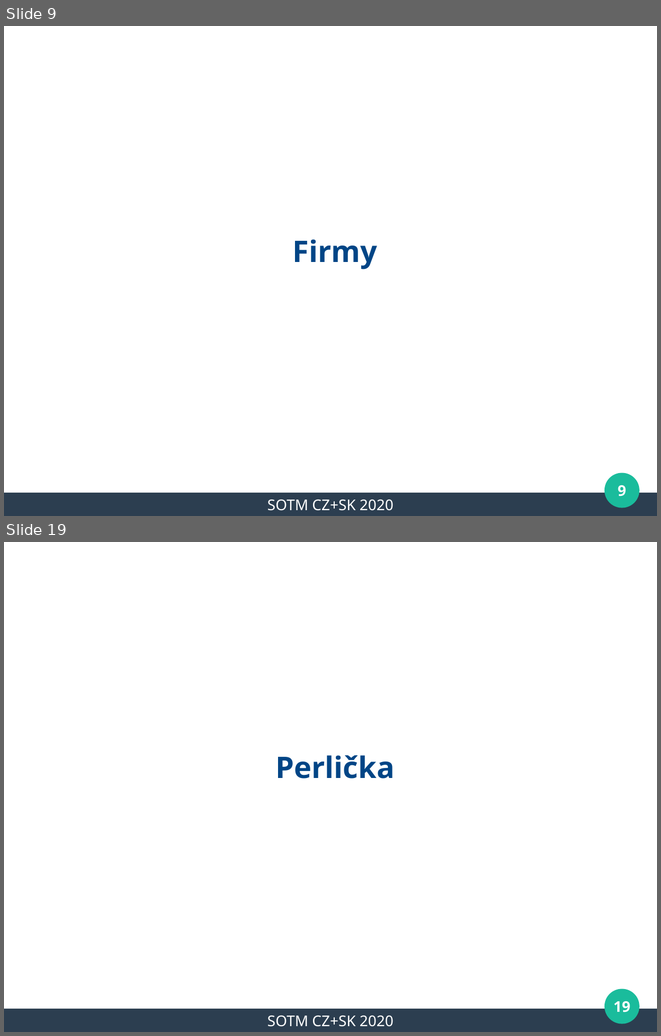
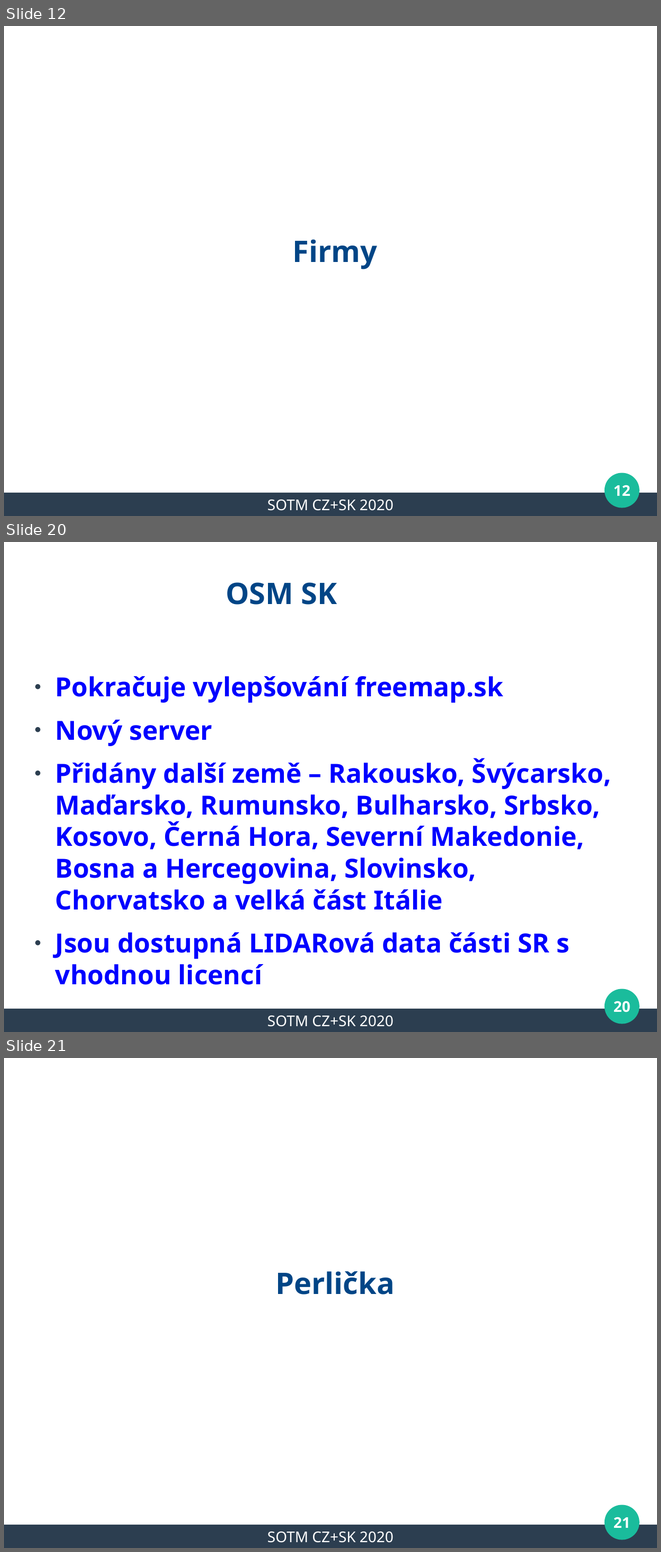
Before and after one commit to mkyral/osm, a slide deck: prezentace/SOTM_CZ_2020/mkyral_WeeklyOSM_2020.odp. Shown one above the other, each under a label of ours: slides 9 and 19 before the commit, slides 12, 20 and 21 after it; the slides between them are not shown. The pictures are 661x1036 and 661x1552 pixels, drawn with LibreOffice and Linux fonts; fonts in the diff are those of the drawing; background and template pictures are left out. Boxes give left, top, right and bottom in pixels: in the first picture for what was removed or moved away, otherwise in the second. Text is boxed around its words. In the diff, an @@ line names an element or a change of style, - is before the commit and + after.

Commit message:
SOTM_2020 - final version

```diff
--- a/prezentace/SOTM_CZ_2020/mkyral_WeeklyOSM_2020.odp
+++ b/prezentace/SOTM_CZ_2020/mkyral_WeeklyOSM_2020.odp
@@ slide 20 added at (x1=4, y1=542, x2=657, y2=1032), background #FFFFFF; not listed: 3 template elements that a slide beside it also shows @@
@@ title added at (x1=226, y1=582, x2=337, y2=605), 36 pt, text #004586, bold @@
+OSM SK
@@ text added at (x1=55, y1=676, x2=611, y2=985), 32 pt, text #0000FF, bold @@
+● Pokračuje vylepšování freemap.sk
+● Nový server
+● Přidány další země – Rakousko, Švýcarsko, Maďarsko, Rumunsko, Bulharsko, Srbsko, Kosovo, Černá Hora, Severní Makedonie, Bosna a Hercegovina, Slovinsko, Chorvatsko a velká část Itálie
+● Jsou dostupná LIDARová data části SR s vhodnou licencí
@@ page number added at (x1=614, y1=1000, x2=630, y2=1012), 18 pt, text #FFFFFF, bold @@
+20
@@ text added at (x1=267, y1=1015, x2=394, y2=1026), 18 pt, text #FFFFFF @@
+SOTM CZ+SK 2020
@@ what was slide 9 is now slide 12 @@
@@ page number at (x1=614, y1=484, x2=630, y2=496): text changed @@
-9
+12
@@ what was slide 19 is now slide 21 @@
@@ page number at (x1=614, y1=1516, x2=630, y2=1528): text changed @@
-19
+21
```
Also in this commit, not shown: 8 slides changed, 2 other slides added, 1 slide removed.
